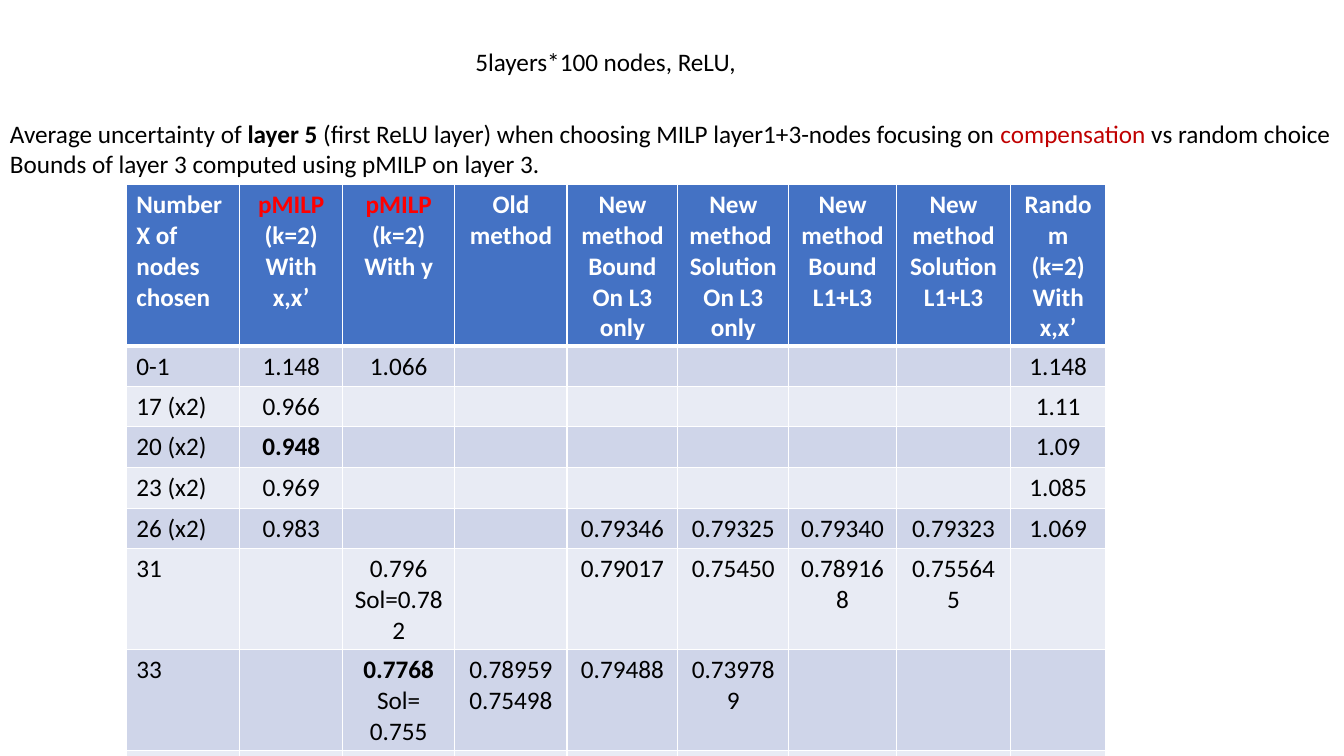
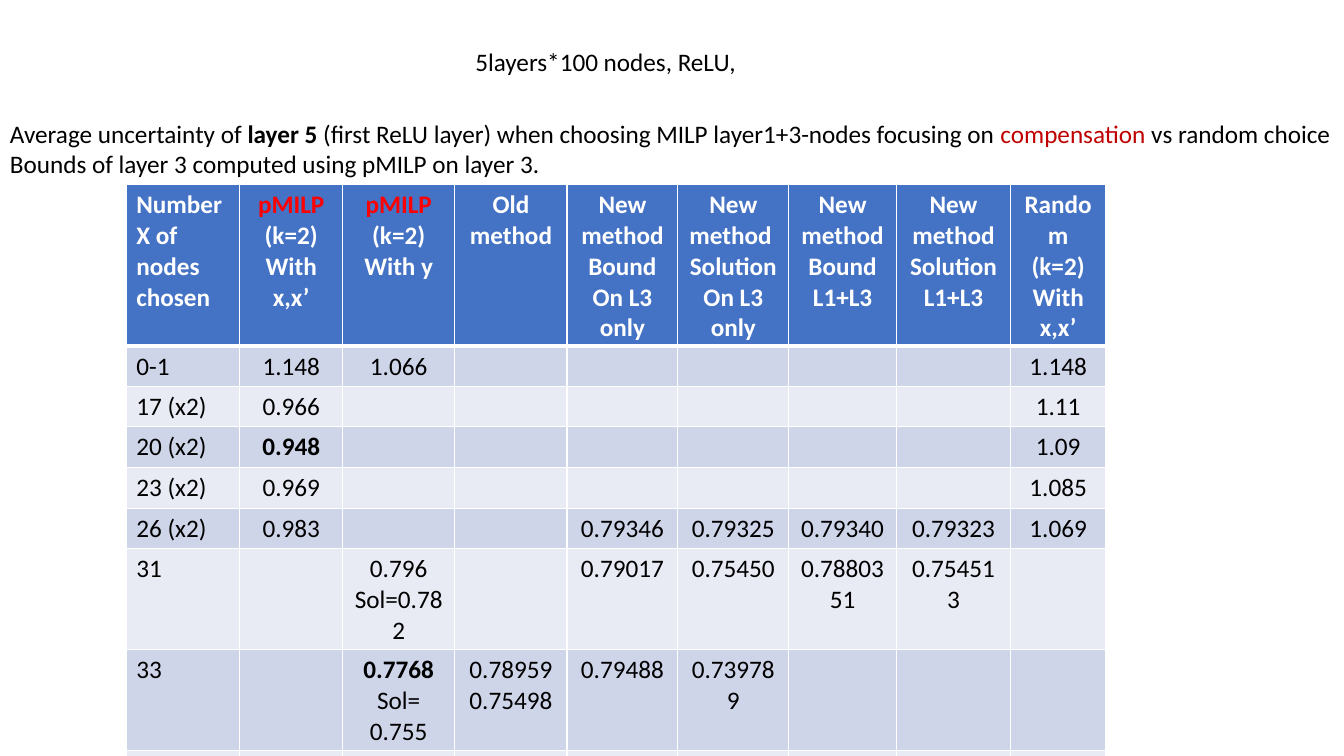
Before and after one commit to blaisegenest/vericompensate, a slide deck: slide 22 of lipschitz/Liptscitz.pptx. Drawn at 1344x756 pixels with LibreOffice and Linux fonts; fonts in the diff are those of the drawing. Boxes give left, top, right and bottom in pixels: in the first picture for what was removed or moved away, otherwise in the second. Text is boxed around its words. In the diff, an @@ line names an element or a change of style, - is before the commit and + after.

Commit message:
update tables

```diff
--- a/lipschitz/Liptscitz.pptx
+++ b/lipschitz/Liptscitz.pptx
@@ table at (126, 185, 1105, 756) @@
-row 7, column 7: 0.789168
+row 7, column 7: 0.7880351
-row 7, column 8: 0.755645
+row 7, column 8: 0.754513
```
